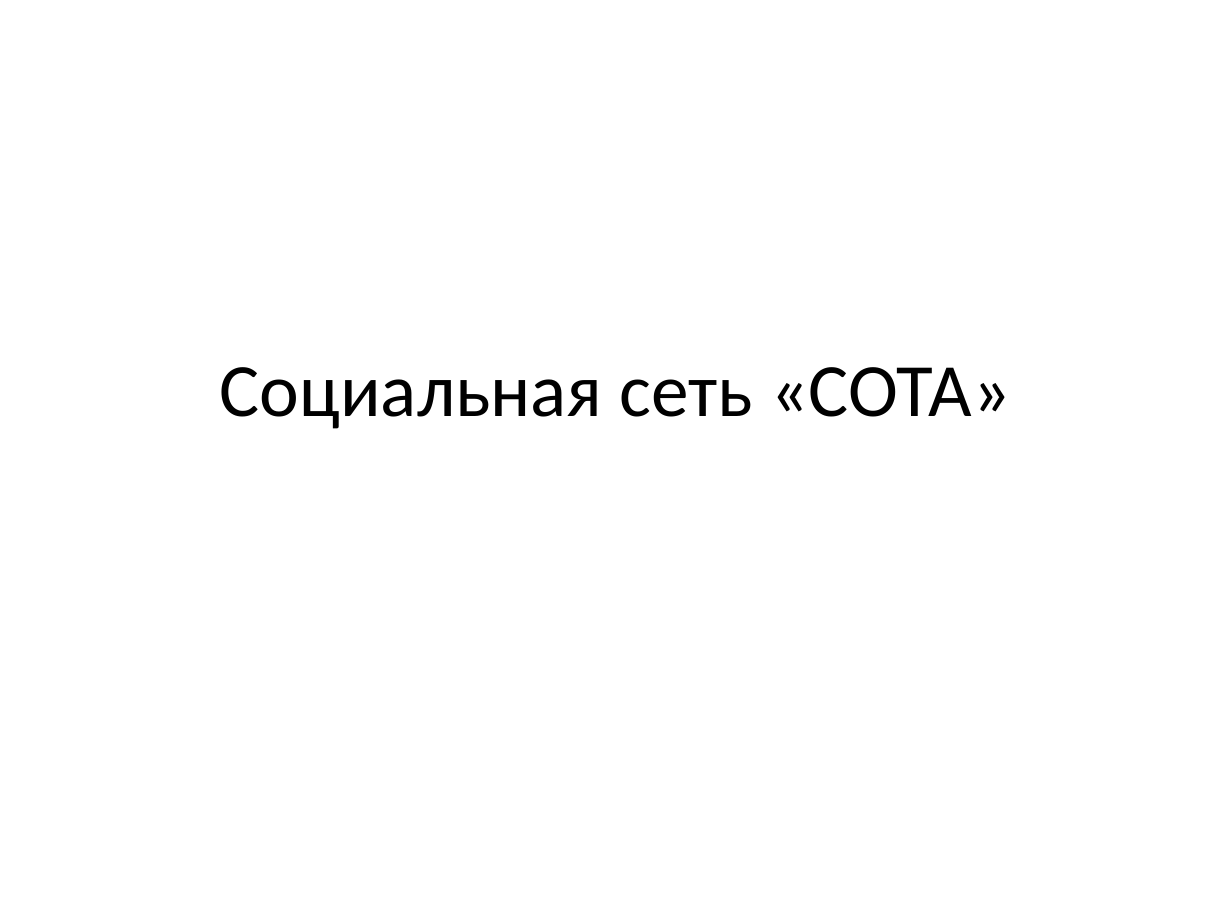
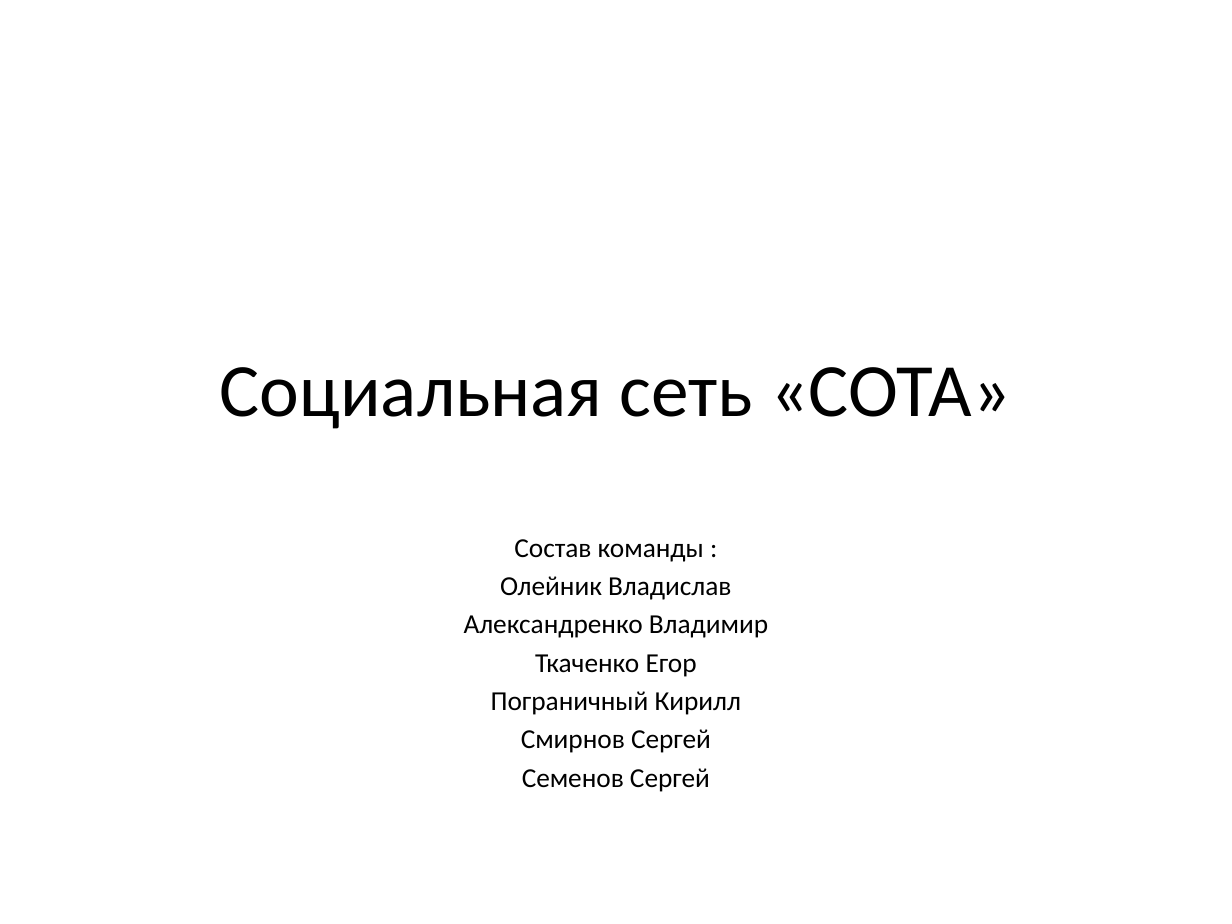
Before and after one commit to Cleamaster322/1st__Project__Web__, a slide deck: slide 1 of проект по вебу презентация.pptx. Drawn at 1232x924 pixels with LibreOffice and Linux fonts; fonts in the diff are those of the drawing. Boxes give left, top, right and bottom in pixels: in the first picture for what was removed or moved away, otherwise in the second. Text is boxed around its words. In the diff, an @@ line names an element or a change of style, - is before the commit and + after.

```diff
--- a/проект по вебу презентация.pptx
+++ b/проект по вебу презентация.pptx
@@ subtitle added at [464, 539, 768, 792], 16 pt, text #000000 @@
+Состав команды :
+Олейник Владислав
+Александренко Владимир
+Ткаченко Егор
+Пограничный Кирилл
+Смирнов Сергей
+Семенов Сергей
```
Also in this commit, not shown: 1 other slide changed, 1 slide added, 1 slide removed.
